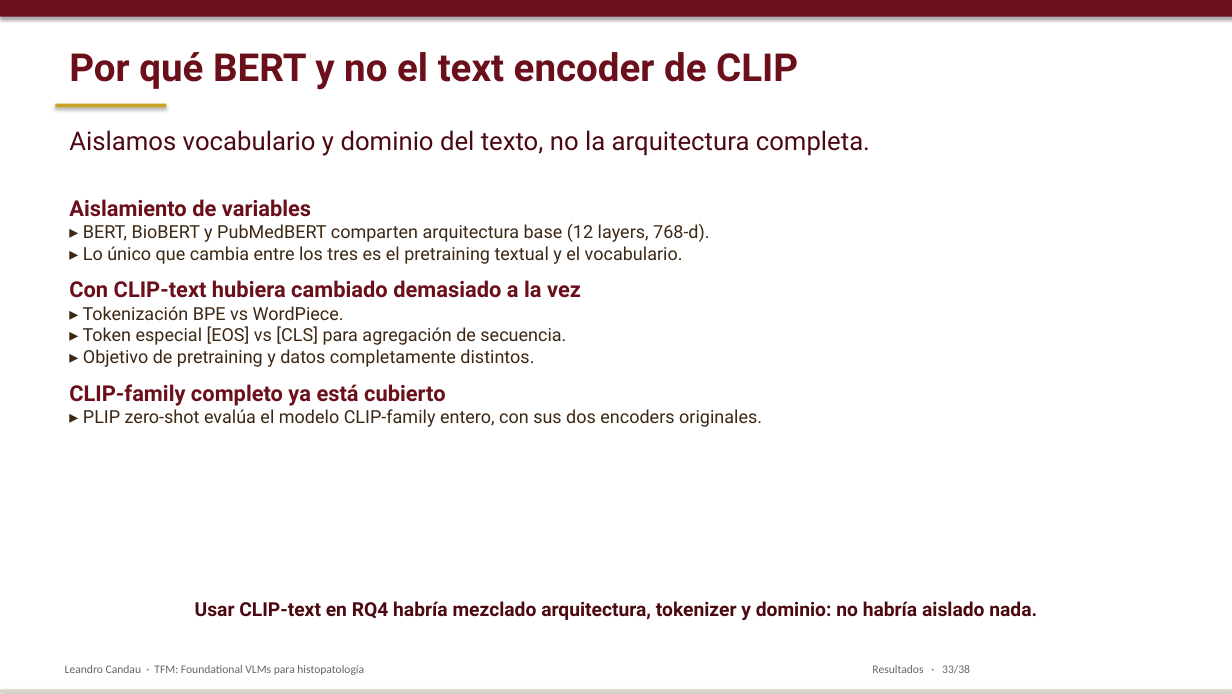
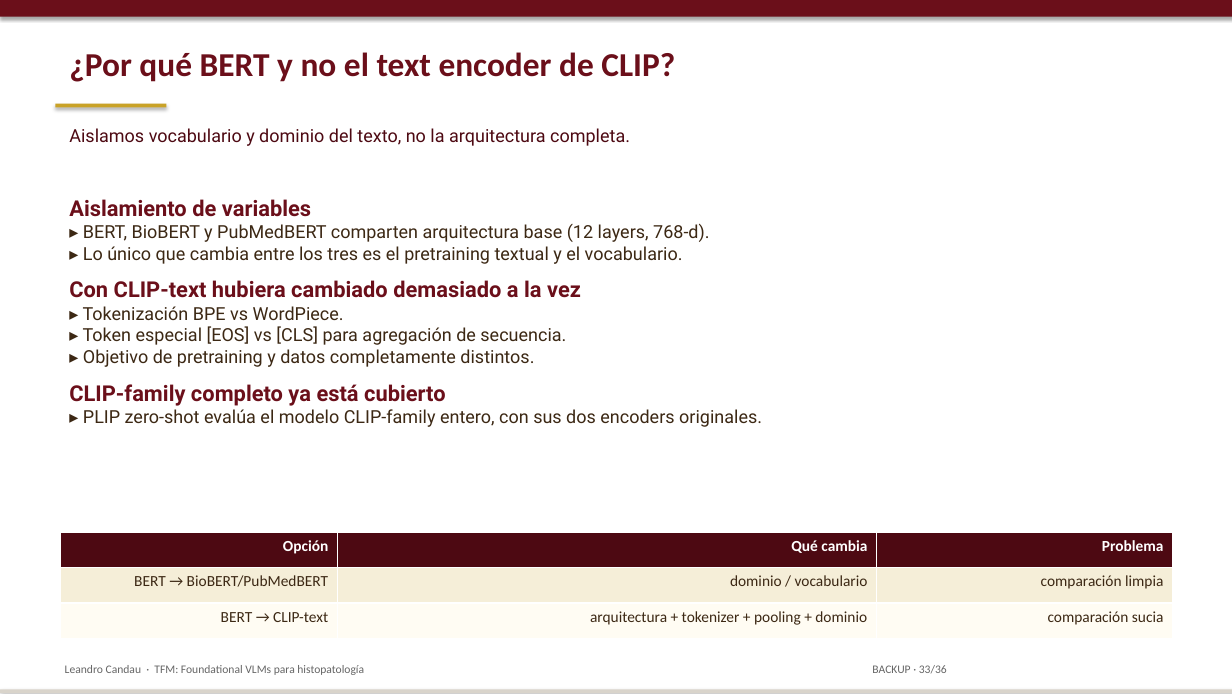
Before and after one commit to lcandau/histopathology-clip-lab, a slide deck: slide 33 of report/TFM_defense.pptx. Drawn at 1232x694 pixels with LibreOffice and Linux fonts; fonts in the diff are those of the drawing. Boxes give left, top, right and bottom in pixels: in the first picture for what was removed or moved away, otherwise in the second. Text is boxed around its words. In the diff, an @@ line names an element or a change of style, - is before the commit and + after.

```diff
--- a/report/TFM_defense.pptx
+++ b/report/TFM_defense.pptx
@@ text at <box>69,52,675,82</box>: text changed; size 30 to 26 pt; font Roboto to Calibri @@
-Por qué BERT y no el text encoder de CLIP
+¿Por qué BERT y no el text encoder de CLIP?
@@ text "Aislamos vocabulario y dominio del ..." at <box>69,128,630,146</box>: size 20 to 14 pt @@
@@ table added at <box>60,532,1173,638</box>, 3 rows, 3 columns @@
+Opción | Qué cambia | Problema
+BERT → BioBERT/PubMedBERT | dominio / vocabulario | comparación limpia
+BERT → CLIP-text | arquitectura + tokenizer + pooling + dominio | comparación sucia
@@ text removed at <box>195,601,1037,620</box> @@
-Usar CLIP-text en RQ4 habría mezclado arquitectura, tokenizer y dominio: no habría aislado nada.
@@ text at <box>872,665,947,673</box>: text changed @@
-Resultados · 33/38
+BACKUP · 33/36
```
Also in this commit, not shown: 28 other slides changed, 1 slide added, 3 slides removed.
